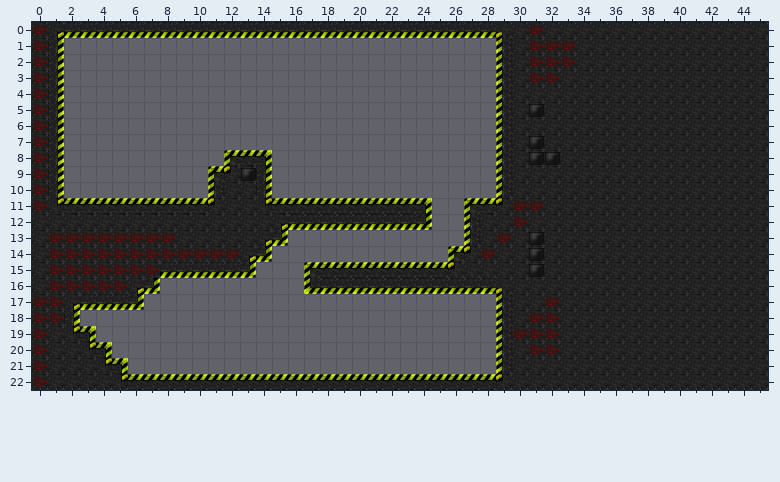
Tiled map: MagnetBoy/MagnetBoy/MagnetBoyContent/testMap1.tmx. The picture above is the old version.
Cells are 32x32 px. Shown: x 0..45, y 0..22.
The same view after the edit:
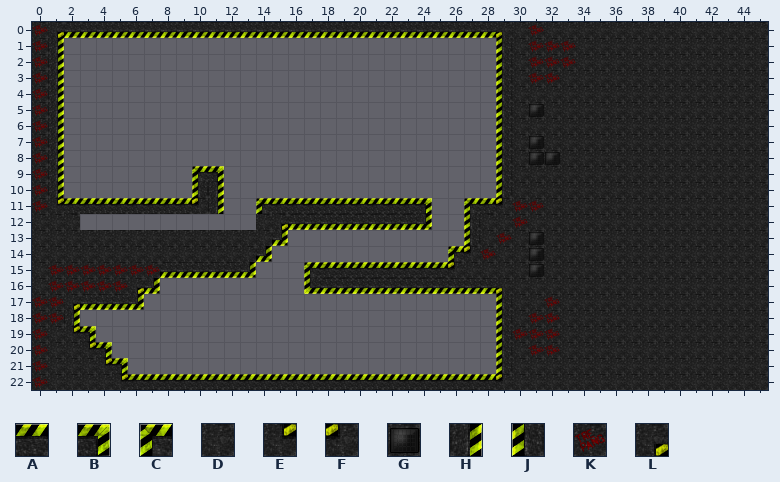
Key: from "test tileset": A 0, B 1, C 2, D 3, E 4, F 5, G 6, H 7, J 8, K 9, L 10.
_ is an empty cell.
Changes in this commit:
{"where": "layer \"test layer\""}
{"y":8,"x":12,"old":"CAB","new":"___"}
{"y":9,"x":10,"old":"_CFGH","new":"CB___"}
{"y":10,"x":10,"old":"_JDDH","new":"JH___"}
{"y":11,"x":10,"old":"AFDDE","new":"FH__C"}
{"y":12,"x":3,"old":"DDDDDDDDDDD","new":"___________"}
{"y":13,"x":1,"old":"KKKKKKKK","new":"DDDDDDDD"}
{"y":13,"x":14,"old":"L","new":"D"}
{"y":14,"x":1,"old":"KKKKKKKKKKKKL","new":"DDDDDDDDDDDDD"}
